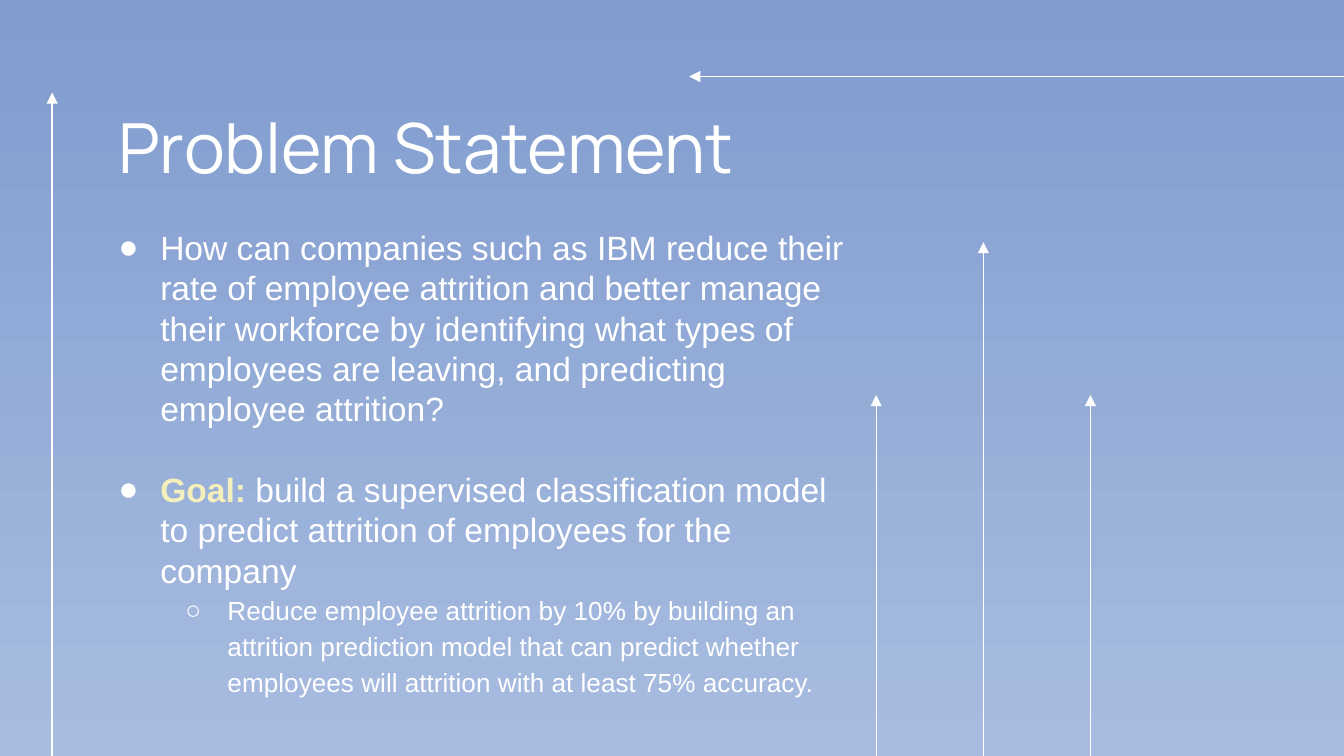
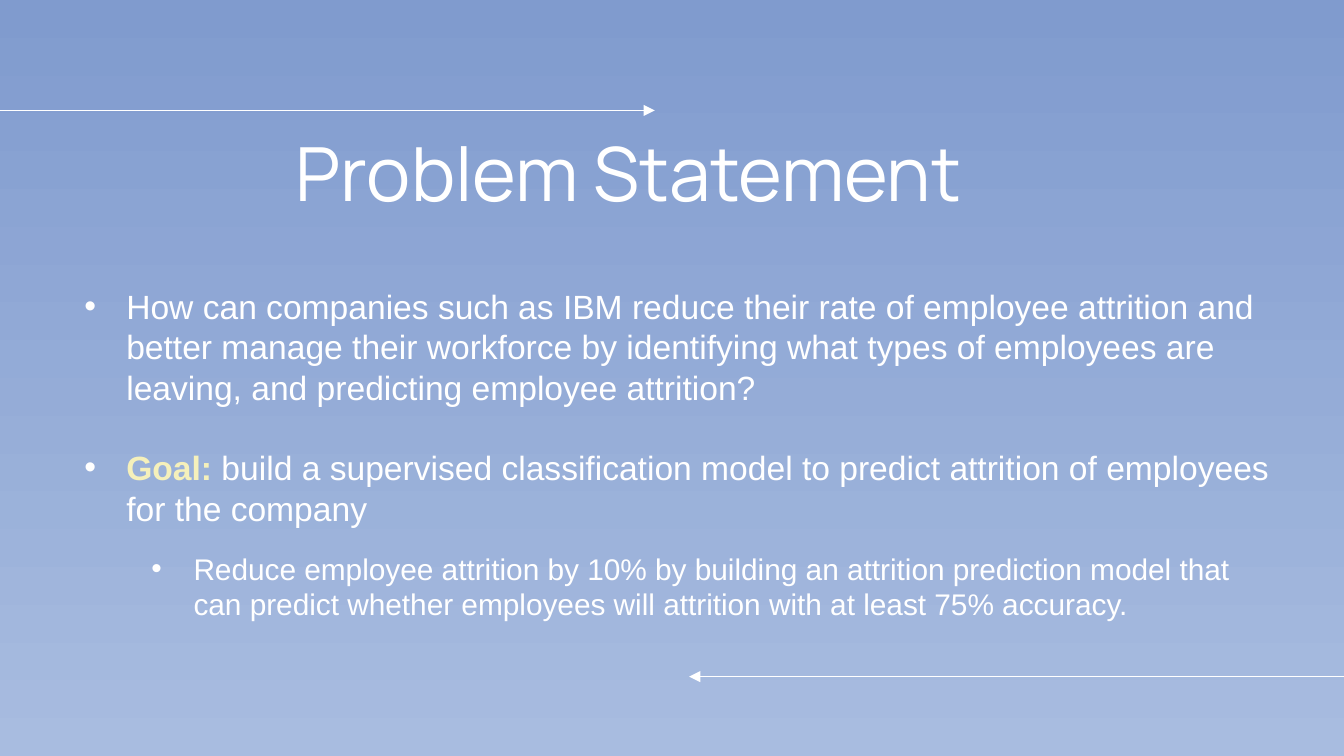
Before and after one commit to chrismle/Employee_Attrition, a slide deck: slide 3 of reports/Employee_Attrition_Presentation.pptx. Drawn at 1344x756 pixels with LibreOffice and Linux fonts; fonts in the diff are those of the drawing. Boxes give left, top, right and bottom in pixels: in the first picture for what was removed or moved away, otherwise in the second. Text is boxed around its words. In the diff, an @@ line names an element or a change of style, - is before the commit and + after.

Commit message:
updated presentation

```diff
--- a/reports/Employee_Attrition_Presentation.pptx
+++ b/reports/Employee_Attrition_Presentation.pptx
@@ arrow moved from (689, 77) - (1344, 77) to (655, 110) - (0, 110) @@
@@ arrow removed from (52, 755) to (52, 93) @@
@@ title "Problem Statement": place and size @@
-title "Problem Statement" at bbox=[118, 122, 733, 174]
+title "Problem Statement" at bbox=[296, 146, 961, 202]
@@ title "Problem Statement" at bbox=[296, 146, 961, 202]: size 37 to 40 pt @@
@@ arrow removed from (984, 756) to (984, 242) @@
@@ subtitle "How can companies such as ...": place and size @@
-subtitle "How can companies such as ..." at bbox=[160, 236, 843, 697]
+subtitle "How can companies such as ..." at bbox=[126, 295, 1268, 621]
@@ subtitle "How can companies such as ..." at bbox=[126, 295, 1268, 621]: size 14 to 16 pt in "Reduce employee attrition by 10% by building ..."; bullet ● to •; bullet ○ to •; line spacing 1.15 to 1; more space between paragraphs @@
@@ arrow removed from (876, 756) to (876, 395) @@
@@ arrow removed from (1090, 756) to (1090, 395) @@
@@ arrow added from (1344, 676) to (689, 676), #FFFFFF 0.75 pt @@
```
Also in this commit, not shown: 1 other slide changed, 1 other file.
